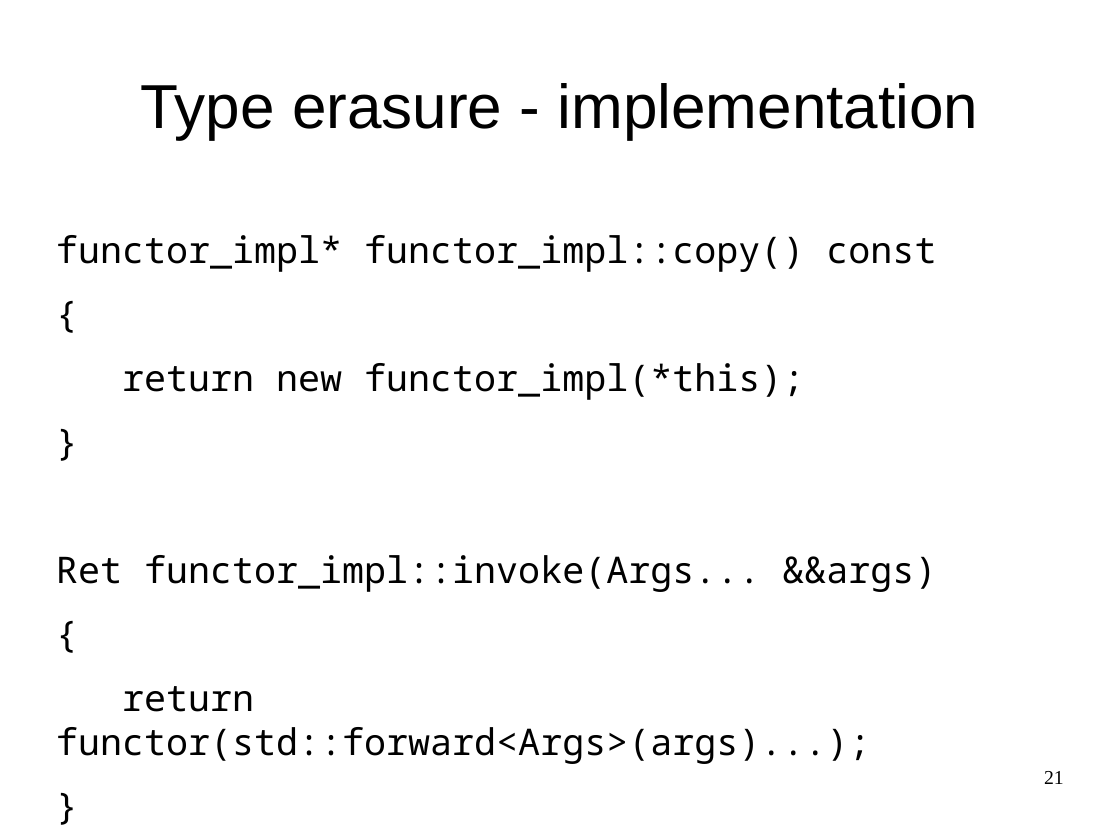
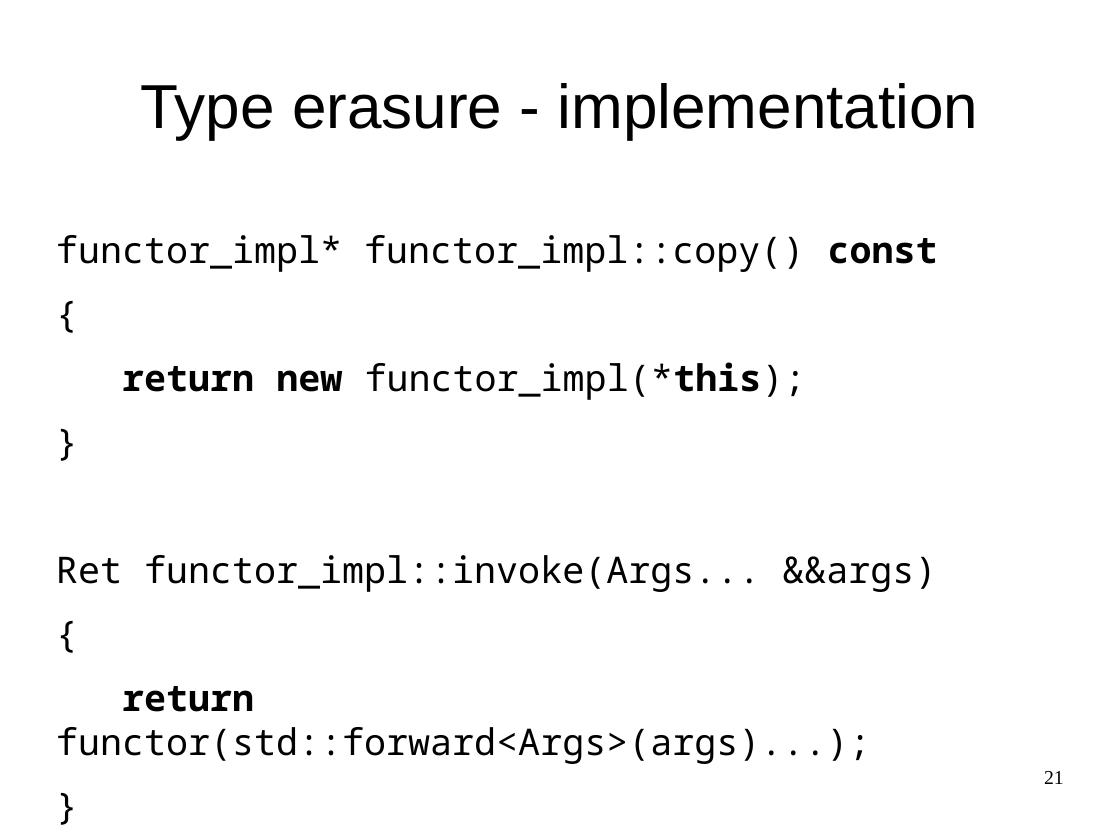
Before and after one commit to maciekgajewski/demystifying_std_function, a slide deck: slide 21 of demystifying-std-function.odp. Drawn at 1120x840 pixels with LibreOffice and Linux fonts; fonts in the diff are those of the drawing. Boxes give left, top, right and bottom in pixels: in the first picture for what was removed or moved away, otherwise in the second. Text is boxed around its words. In the diff, an @@ line names an element or a change of style, - is before the commit and + after.

```diff
--- a/demystifying-std-function.odp
+++ b/demystifying-std-function.odp
@@ text at (56, 235, 938, 764): bold on in "const", "return new functor_impl(*this);", "return" @@
```
Also in this commit, not shown: 22 other slides changed.
